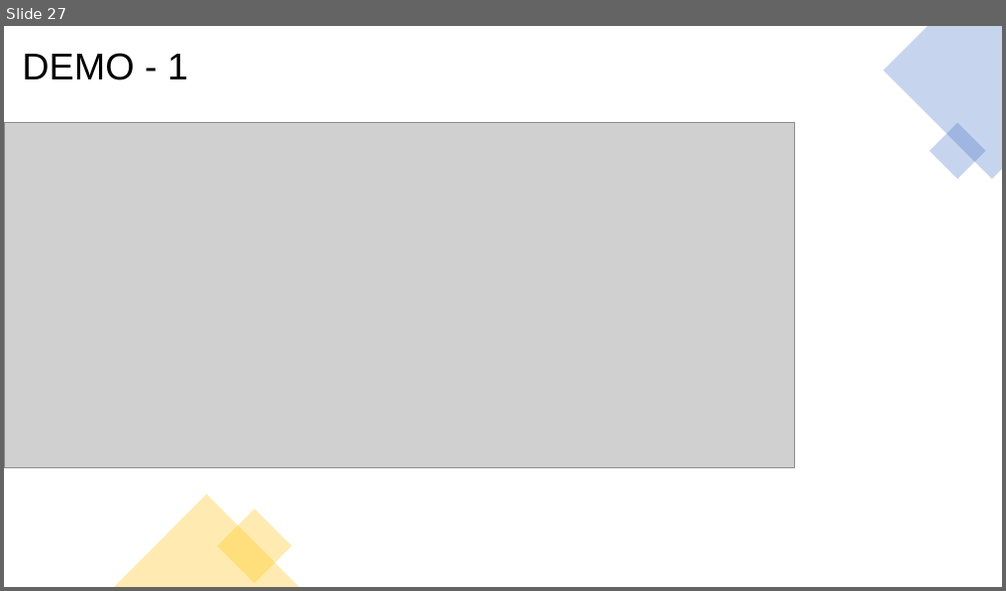
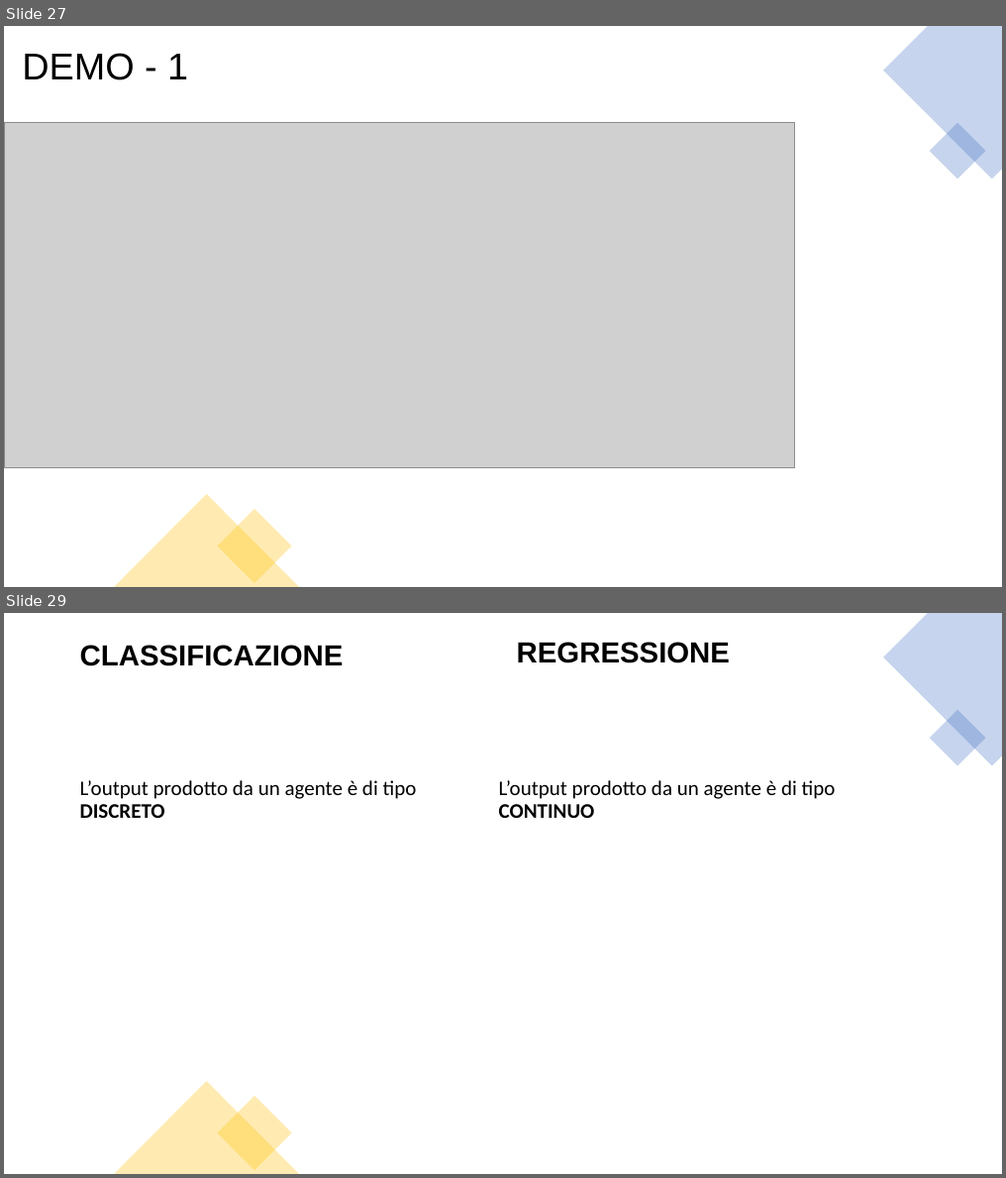
Before and after one commit to giorgio-angelo-esposito/F1WP, a slide deck: F1WP_Presentazione.pptx. Shown one above the other, each under a label of ours: slide 27 before the commit, slides 27 and 29 after it; the slides between them are not shown. The pictures are 1006x591 and 1006x1178 pixels, drawn with LibreOffice and Linux fonts; fonts in the diff are those of the drawing; grey boxes stand for pictures. Boxes give left, top, right and bottom in pixels: in the first picture for what was removed or moved away, otherwise in the second. Text is boxed around its words. In the diff, an @@ line names an element or a change of style, - is before the commit and + after.

```diff
--- a/F1WP_Presentazione.pptx
+++ b/F1WP_Presentazione.pptx
@@ slide 29 added at [4,613,1002,1174], background #FFFFFF @@
@@ text added at [517,642,730,663], 28 pt, text #000000, bold @@
+REGRESSIONE
@@ freeform shape added at [884,613,1002,766], fill #4472C4 at 30% opacity @@
@@ text added at [80,645,344,666], 28 pt, text #000000, bold @@
+CLASSIFICAZIONE
@@ rectangle added at [930,710,985,765], fill #4472C4 at 30% opacity @@
@@ text added at [80,780,417,818], 20 pt, text #000000 @@
+L’output prodotto da un agente è di tipo DISCRETO
@@ text added at [499,780,836,818], 20 pt, text #000000 @@
+L’output prodotto da un agente è di tipo CONTINUO
@@ triangle added at [114,1081,299,1174], fill #FFC000 at 30% opacity @@
@@ rectangle added at [217,1096,292,1171], fill #FFC000 at 30% opacity @@
```
Also in this commit, not shown: 3 other slides added, 1 slide removed.
